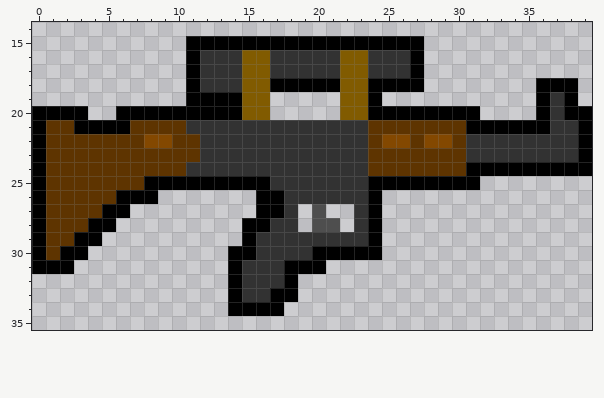
Pixel-art sprite: RealGuns/Items/FG42.png. Above: the version before the commit.
The file is 40x40 pixels. Shown: x 0..39, y 14..35.
And afterwards:
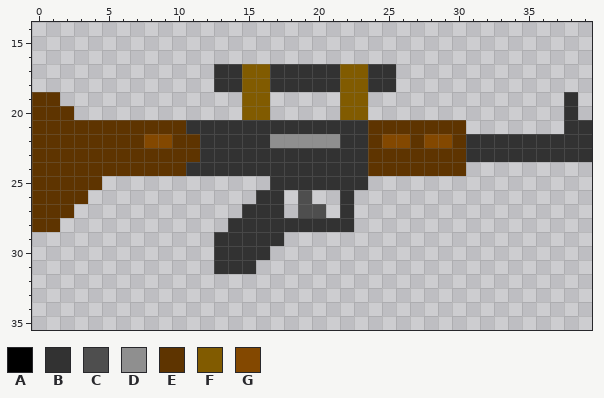
Palette (. is transparent): A #000000  B #323232  C #4e4e4e  D #8f8f8f  E #5e3400  F #815b00  G #834800
Changes in this commit:
Colour B is added in row 27 at x 15 and 22; in row 28 at x 14, 19 and 22; in row 29 at x 13 to 14; in rows 30 to 31 at x 13.
Colour B replaces colour A in row 18 at x 17 to 21 and 24 to 25; in rows 19 to 20 at x 38; in rows 21 to 23 at x 39; in rows 26 to 27 at x 16 to 17; in row 28 at x 15 to 16; in row 29 at x 15.
Colour B replaces colour A in row 30 at x 14 to 15; in row 31 at x 14.
Colour B replaces colour C in row 28 at x 20 to 21.
Colour C is added in row 27 at x 19.
Colour C replaces colour B in row 26 at x 19.
Colour D replaces colour B in row 22 at x 17 to 21.
Colour E is added in row 19 at x 0 to 1.
Colour E replaces colour A in row 20 at x 0 to 2; in row 21 at x 0 and 3 to 6; in rows 22 to 28 at x 0.
Colour A is gone in row 15 at x 11 to 27; in rows 16 to 17 at x 11 and 27; in row 18 at x 11, 26 to 27 and 36 to 38; in row 19 at x 11 to 14, 24 and 36; in row 20 at x 3, 6 to 14, 24 to 31, 36 and 39; in row 21 at x 31 to 36.
Colour A is gone in row 24 at x 31 to 39; in row 25 at x 8 to 16 and 24 to 31; in row 26 at x 6 to 8 and 24; in row 27 at x 5 to 6 and 24; in row 28 at x 4 to 5 and 24; in row 29 at x 0, 3 to 4 and 24.
Colour A is gone in row 30 at x 0, 2 to 3 and 20 to 24; in row 31 at x 0 to 2 and 18 to 20; in row 32 at x 14 and 18; in row 33 at x 14 and 17 to 18; in row 34 at x 14 to 17.
Colour B is gone in row 16 at x 12 to 14, 17 to 21 and 24 to 26; in row 17 at x 12 and 26; in row 18 at x 12; in rows 19 to 21 at x 37; in row 26 at x 18, 20 to 21 and 23; in row 27 at x 18 and 23.
Colour B is gone in row 28 at x 23; in row 29 at x 18 to 23; in row 30 at x 17 to 19; in row 31 at x 16 to 17; in row 32 at x 15 to 17; in row 33 at x 15 to 16.
Colour E is gone in row 25 at x 5 to 7; in row 26 at x 4 to 5; in row 27 at x 3 to 4; in row 28 at x 2 to 3; in row 29 at x 1 to 2; in row 30 at x 1.
Colour F is gone in row 16 at x 15 to 16 and 22 to 23.
Where, in picture pixels (left, top, right, bottom), the same in both pictures:
changed: (32, 36, 592, 316)
